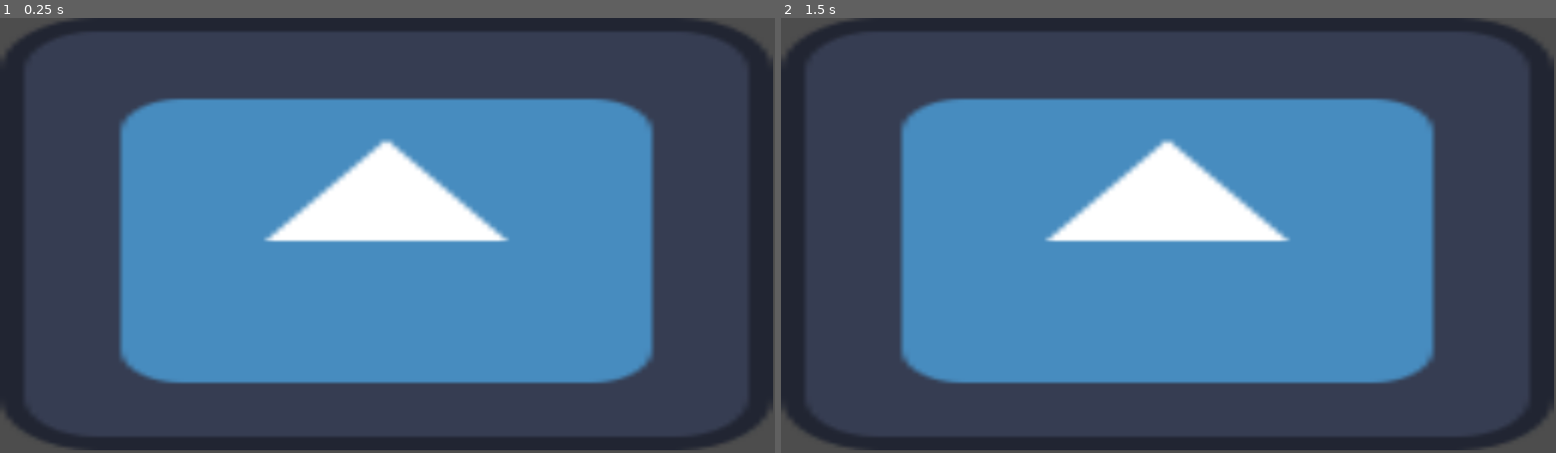
Above: before the commit, frames 1-2 (left to right).
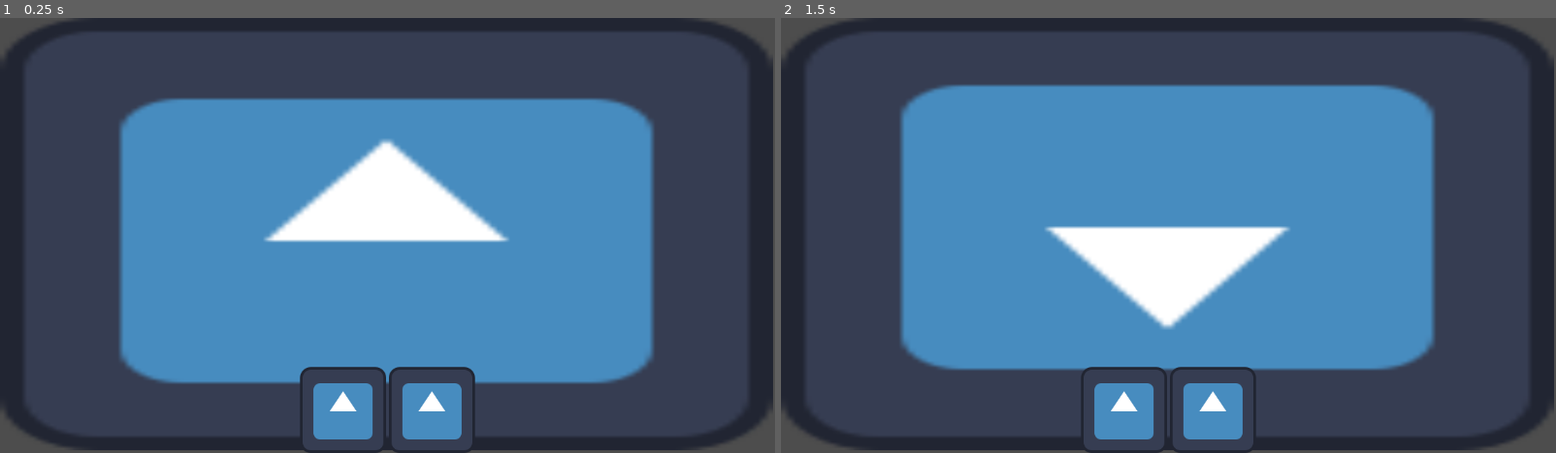
Above: after the commit, the same moments.

Repository: Nauviax/noirgame
Game: Godot game, scene res://scenes/main_scene.tscn
Two runs of this game, one before a commit and one after it. Both use one fixed random seed, a clock stepped at 60 frames per second and the inputs below. The engine's default icon, where the game draws it, is replaced by a stand-in: a white triangle on a blue panel in a dark square.
Inputs (mouse positions are in pixels of both pictures, inside the frame that each line leads up to):
- Up to frame 1 (0.25 s): no input
- Up to frame 2 (1.5 s): click (1122, 409) at 0.52 s; click (1215, 409) at 1.27 s

The runs differ from the first frame. In frame 1, 3.5% of the frame differs, in the area x 38-62%, y 80-100%; in frame 2, 14%, in the area x 15-85%, y 15-100%.

Commit message:
Basic level selector added

Diff:
--- a/scenes/main_scene.gd
+++ b/scenes/main_scene.gd
@@ -2,20 +2,38 @@
 extends Node2D
 class_name MainScene
 
+
+@export_category("PackedScenes")
+
+## Array of all locations, packed scenes.
+@export var locations: Array[PackedScene]
+
+## Reference to location button scene, to populate UI with options.
+@export var location_button: PackedScene
+
+
+@export_category("UI elements")
+
+## Location selector UI element, to add children to.
+@export var location_selector: Control
+# (I like adding references to UI like this, so if we move it around later it doesn't break the scripts.)
+
+
 ## Currently loaded location.
 var current_location: Location
 
-## TEMP var holding a location to load.
-@export var initial_location: PackedScene
-
-## Onready, load the initial location.
+## Onready, load the initial location and populate the UI.
 func _ready():
-	load_location(initial_location)
+	load_location(locations[0])
+	for location in locations:
+		var button: LocationButton = location_button.instantiate()
+		button.location_to_load = location
+		location_selector.add_child(button)
 
 
 ## Load a new location, unloading the current one.
 func load_location(new_location: PackedScene):
-	if current_location != null:
+	if current_location != null: # Shouldn't ever be false
 		current_location.queue_free()
 	current_location = new_location.instantiate()
 	add_child(current_location)
--- a/scenes/main_scene.tscn
+++ b/scenes/main_scene.tscn
@@ -1,11 +1,29 @@
-[gd_scene load_steps=3 format=3 uid="uid://ciqo7jrq2itxu"]
+[gd_scene load_steps=6 format=3 uid="uid://ciqo7jrq2itxu"]
 
 [ext_resource type="Script" path="res://scenes/main_scene.gd" id="1_41gje"]
 [ext_resource type="PackedScene" uid="uid://c7witf3tlm7tb" path="res://scenes/locations/inside_location.tscn" id="2_w55ox"]
+[ext_resource type="PackedScene" uid="uid://c34eynjqtbvev" path="res://scenes/locations/outside_location.tscn" id="3_al1ud"]
+[ext_resource type="PackedScene" uid="uid://bei0eo100huqm" path="res://ui/location_selector/location_button.tscn" id="4_kf4gn"]
 
-[node name="MainScene" type="Node2D"]
+[sub_resource type="StyleBoxEmpty" id="StyleBoxEmpty_riku2"]
+
+[node name="MainScene" type="Node2D" node_paths=PackedStringArray("location_selector")]
 script = ExtResource("1_41gje")
-initial_location = ExtResource("2_w55ox")
+locations = Array[PackedScene]([ExtResource("2_w55ox"), ExtResource("3_al1ud")])
+location_button = ExtResource("4_kf4gn")
+location_selector = NodePath("UI/LevelSelect")
 
 [node name="Camera2D" type="Camera2D" parent="."]
 anchor_mode = 0
+
+[node name="UI" type="PanelContainer" parent="."]
+z_index = 99
+custom_minimum_size = Vector2(1152, 648)
+offset_right = 40.0
+offset_bottom = 40.0
+theme_override_styles/panel = SubResource("StyleBoxEmpty_riku2")
+
+[node name="LevelSelect" type="HBoxContainer" parent="UI"]
+layout_mode = 2
+size_flags_horizontal = 4
+size_flags_vertical = 8
--- /dev/null
+++ b/ui/location_selector/location_button.gd
@@ -0,0 +1,12 @@
+extends TextureButton
+class_name LocationButton
+
+## PackedScene to load when this button is clicked.
+@export var location_to_load: PackedScene
+
+## Reference to mainscene script, to be called when clicked. (Bad practice maybe?)
+@onready var main_scene: MainScene = get_node("/root/MainScene")
+
+## Onclick, call the load_location function in the main scene.
+func _on_pressed():
+	main_scene.load_location(location_to_load)
--- /dev/null
+++ b/ui/location_selector/location_button.tscn
@@ -0,0 +1,15 @@
+[gd_scene load_steps=3 format=3 uid="uid://bei0eo100huqm"]
+
+[ext_resource type="Texture2D" uid="uid://bbmyacmxyi05t" path="res://icon.svg" id="1_6hw03"]
+[ext_resource type="Script" path="res://ui/location_selector/location_button.gd" id="2_s3pem"]
+
+[node name="LocationButton" type="TextureButton"]
+anchors_preset = 15
+anchor_right = 1.0
+anchor_bottom = 1.0
+grow_horizontal = 2
+grow_vertical = 2
+texture_normal = ExtResource("1_6hw03")
+script = ExtResource("2_s3pem")
+
+[connection signal="pressed" from="." to="." method="_on_pressed"]
